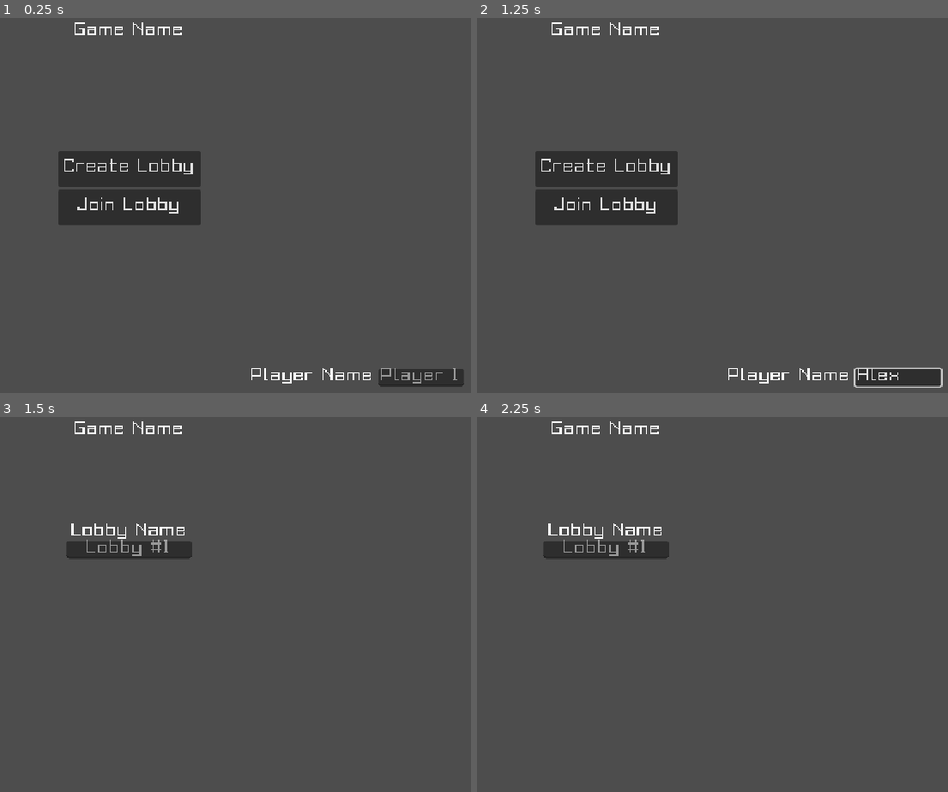
Above: before the commit, frames 1-4 (two rows, left to right).
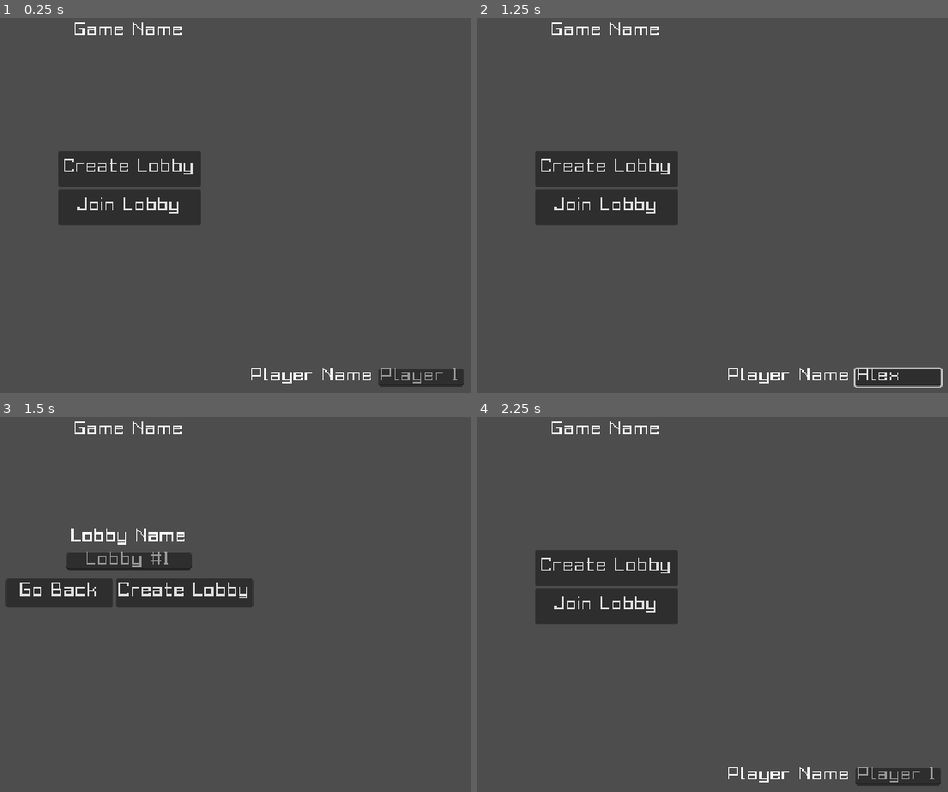
Above: after the commit, the same moments.

Repository: ppaluchowski64/Hackathon-2026
Game: Godot game, scene res://scenes/main_menu.tscn
The game is run twice, just before and just after one commit, with the same random seed, the same clock (stepped at 60 frames per second) and the same inputs. This scene is started directly instead of the project's main scene.
Inputs (mouse positions are in pixels of both pictures, inside the frame that each line leads up to):
- Up to frame 1 (0.25 s): no input
- Up to frame 2 (1.25 s): click (896, 378) at 0.52 s; type "Alex" at 0.6 s
- Up to frame 3 (1.5 s): click "Create Lobby" at 1.25 s
- Up to frame 4 (2.25 s): click (538, 593) at 2 s, where only the run after the commit has a clickable "Go Back"

Frames 1-2 are identical in both runs. In frame 3, 5.9% of the frame differs, in the area x 1-54%, y 28-51%; in frame 4, 7.1%, in the area x 12-99%, y 28-99%.

Commit message:
feat: continue working on the multiplayer

Diff:
--- a/project.godot
+++ b/project.godot
@@ -12,7 +12,7 @@
 
 config/name="Hackathon 2026"
 config/description="This game is made for Hackathon 2026"
-run/main_scene="res://scenes/root/game.tscn"
+run/main_scene="uid://dhg8oenlnrmsd"
 config/features=PackedStringArray("4.7", "Mobile")
 config/icon="res://icon.svg"
 
--- a/scenes/create_lobby.tscn
+++ b/scenes/create_lobby.tscn
@@ -11,6 +11,7 @@
 anchor_bottom = 1.0
 grow_horizontal = 2
 grow_vertical = 2
+theme_override_constants/separation = 12
 
 [node name="Spacer" type="Control" parent="VBoxContainer" unique_id=2058646196]
 custom_minimum_size = Vector2(0, 150)
@@ -29,4 +30,19 @@
 placeholder_text = "Lobby #1"
 alignment = 1
 
+[node name="HBoxContainer" type="HBoxContainer" parent="VBoxContainer" unique_id=50363259]
+layout_mode = 2
+alignment = 1
+
+[node name="BackButton" type="Button" parent="VBoxContainer/HBoxContainer" unique_id=1412182123]
+custom_minimum_size = Vector2(150, 40)
+layout_mode = 2
+text = "Go Back"
+
+[node name="CreateLobbyButton" type="Button" parent="VBoxContainer/HBoxContainer" unique_id=811292746]
+layout_mode = 2
+text = "Create Lobby"
+
 [connection signal="text_submitted" from="VBoxContainer/LobbyNameInput" to="." method="_on_lobby_name_input_text_submitted"]
+[connection signal="pressed" from="VBoxContainer/HBoxContainer/BackButton" to="." method="_on_back_button_pressed"]
+[connection signal="pressed" from="VBoxContainer/HBoxContainer/CreateLobbyButton" to="." method="_on_create_lobby_button_pressed"]
--- a/scenes/lobby.tscn
+++ b/scenes/lobby.tscn
@@ -14,34 +14,45 @@
 theme_override_constants/margin_left = 50
 theme_override_constants/margin_right = 50
 
-[node name="HBoxContainer" type="HBoxContainer" parent="MarginContainer" unique_id=1582967468]
+[node name="VBoxContainer" type="VBoxContainer" parent="MarginContainer" unique_id=330549546]
 layout_mode = 2
+alignment = 1
+
+[node name="Button" type="Button" parent="MarginContainer/VBoxContainer" unique_id=1013463288]
+custom_minimum_size = Vector2(200, 0)
+layout_mode = 2
+size_flags_horizontal = 4
+text = "Start the Game"
+
+[node name="HBoxContainer" type="HBoxContainer" parent="MarginContainer/VBoxContainer" unique_id=1582967468]
+layout_mode = 2
+size_flags_vertical = 3
 theme_override_constants/separation = 225
 
-[node name="Control" type="Control" parent="MarginContainer/HBoxContainer" unique_id=624290978]
+[node name="Control" type="Control" parent="MarginContainer/VBoxContainer/HBoxContainer" unique_id=624290978]
 layout_mode = 2
 size_flags_vertical = 4
 
-[node name="Player1SpawnPoint" type="Marker2D" parent="MarginContainer/HBoxContainer/Control" unique_id=207309250]
+[node name="Player1SpawnPoint" type="Marker2D" parent="MarginContainer/VBoxContainer/HBoxContainer/Control" unique_id=207309250]
 
-[node name="Control2" type="Control" parent="MarginContainer/HBoxContainer" unique_id=2130385498]
+[node name="Control2" type="Control" parent="MarginContainer/VBoxContainer/HBoxContainer" unique_id=2130385498]
 layout_mode = 2
 size_flags_vertical = 4
 
-[node name="Player2SpawnPoint" type="Marker2D" parent="MarginContainer/HBoxContainer/Control2" unique_id=1468353368]
+[node name="Player2SpawnPoint" type="Marker2D" parent="MarginContainer/VBoxContainer/HBoxContainer/Control2" unique_id=1468353368]
 
-[node name="Spacer" type="Control" parent="MarginContainer/HBoxContainer" unique_id=1861814964]
+[node name="Spacer" type="Control" parent="MarginContainer/VBoxContainer/HBoxContainer" unique_id=1861814964]
 layout_mode = 2
 size_flags_horizontal = 3
 
-[node name="Control3" type="Control" parent="MarginContainer/HBoxContainer" unique_id=206284488]
+[node name="Control3" type="Control" parent="MarginContainer/VBoxContainer/HBoxContainer" unique_id=206284488]
 layout_mode = 2
 size_flags_vertical = 4
 
-[node name="Player3SpawnPoint" type="Marker2D" parent="MarginContainer/HBoxContainer/Control3" unique_id=376933471]
+[node name="Player3SpawnPoint" type="Marker2D" parent="MarginContainer/VBoxContainer/HBoxContainer/Control3" unique_id=376933471]
 
-[node name="Control4" type="Control" parent="MarginContainer/HBoxContainer" unique_id=266960715]
+[node name="Control4" type="Control" parent="MarginContainer/VBoxContainer/HBoxContainer" unique_id=266960715]
 layout_mode = 2
 size_flags_vertical = 4
 
-[node name="Player4SpawnPoint" type="Marker2D" parent="MarginContainer/HBoxContainer/Control4" unique_id=854481567]
+[node name="Player4SpawnPoint" type="Marker2D" parent="MarginContainer/VBoxContainer/HBoxContainer/Control4" unique_id=854481567]
--- a/scenes/root/game.tscn
+++ b/scenes/root/game.tscn
@@ -11,6 +11,7 @@
 [ext_resource type="Script" uid="uid://poin0bgm1qle" path="res://scripts/tilemap_draw.gd" id="6_3rh43"]
 [ext_resource type="Script" uid="uid://cnxn11tqbnky" path="res://scripts/stamina_bar.gd" id="6_bq78c"]
 [ext_resource type="Texture2D" uid="uid://qhwekn3uhgyn" path="res://graphics/ground.png" id="9_86ske"]
+[ext_resource type="PackedScene" uid="uid://ce72ern7axing" path="res://scenes/lobby.tscn" id="10_ijxjl"]
 [ext_resource type="Script" uid="uid://c45hcyr5c7uhf" path="res://scripts/collectable_spawner.gd" id="11_l77qo"]
 [ext_resource type="Script" uid="uid://c2jl78hi3yv4r" path="res://scripts/ui.gd" id="13_836xp"]
 [ext_resource type="AudioStream" uid="uid://cis48pf4ooto" path="res://audio/soundtrack/game.wav" id="14_l77qo"]
@@ -43,13 +44,13 @@
 tile_data = PackedInt32Array(0, 65536, 0, 65536, 65536, 0, 393216, 65536, 0, 1, 65536, 0, 65537, 65536, 0, 131073, 6553 …(435 unchanged characters)…
 
 [sub_resource type="TileMapPattern" id="TileMapPattern_o8yes"]
-tile_data = PackedInt32Array(65536, 65536, 0, 589824, 0, 0,  …(326 unchanged characters)… , 0, 65540, 0, 0, 131076, 0, 0, 196612, 0, 0, 262148, 0, 0, 327684, 0, 0, 393220, 0, 0, 458756, …(374 unchanged characters)…
+tile_data = PackedInt32Array(65536, 65536, 0, 589824, 0, 0,  …(326 unchanged characters)… , 0, 65540, 0, 0, 131076, 0, 0, 196612, 65536, 0, 262148, 65536, 0, 327684, 0, 0, 393220, 0, 0, 458756, …(374 unchanged characters)…
 
 [sub_resource type="TileMapPattern" id="TileMapPattern_bq78c"]
-tile_data = PackedInt32Array(196608, 65536, 0, 262144, 65536 …(389 unchanged characters)… 12, 65536, 0, 262148, 65536, 0, 327684, 65536, 0, 393220, 65536, 0, 458756, 0, 0, 524292, 0, 0, 589828, 0, 0, 5, 0, 0, 65541, 0, 0, 131077, 0, 0, 196613, 65536, 0, 262149, 65536, 0, 327685, 65536, 0, 393221, 65536, 0, 458757, 0, 0, 524293, 0, 0, 589829, …(152 unchanged characters)…
+tile_data = PackedInt32Array(196608, 65536, 0, 262144, 65536 …(389 unchanged characters)… 12, 65536, 0, 262148, 65536, 0, 327684, 0, 0, 393220, 0, 0, 458756, 0, 0, 524292, 0, 0, 589828, 0, 0, 5, 0, 0, 65541, 0, 0, 131077, 0, 0, 196613, 65536, 0, 262149, 65536, 0, 327685, 0, 0, 393221, 0, 0, 458757, 0, 0, 524293, 0, 0, 589829, …(152 unchanged characters)…
 
 [sub_resource type="TileMapPattern" id="TileMapPattern_1qygq"]
-tile_data = PackedInt32Array(327680, 65536, 0, 393216, 65536 …(290 unchanged characters)…  0, 327684, 0, 0, 393220, 0, 0, 458756, 65536, 0, 524292, 0, 0, 589828, 0, 0, 5, 0, 0, 65541, 0, 0, 131077, 0, 0, 196613, 65536, 0, 262149, 65536, 0, 327685, 0, 0, 393221, 0, 0, 458757, 65536, 0, 524293, 0, 0, 589829, 0, 0, 6, 0, 0, 65542, 65536, 0, 327686, 65536, 0, 393222, 0, 0, 458758, 65536, 0, 7, 65536, 0, 65543, 65536, 0, 13107 …(97 unchanged characters)…
+tile_data = PackedInt32Array(327680, 65536, 0, 393216, 65536 …(290 unchanged characters)…  0, 327684, 0, 0, 393220, 0, 0, 458756, 0, 0, 524292, 0, 0, 589828, 0, 0, 5, 0, 0, 65541, 0, 0, 131077, 0, 0, 196613, 65536, 0, 262149, 65536, 0, 327685, 0, 0, 393221, 0, 0, 458757, 0, 0, 524293, 0, 0, 589829, 0, 0, 6, 0, 0, 65542, 65536, 0, 327686, 65536, 0, 393222, 0, 0, 458758, 0, 0, 7, 65536, 0, 65543, 65536, 0, 13107 …(97 unchanged characters)…
 
 [sub_resource type="TileSetAtlasSource" id="TileSetAtlasSource_ncd4d"]
 texture = ExtResource("1_7dpn4")
@@ -150,7 +151,7 @@
 texture = ExtResource("9_86ske")
 
 [node name="TileMapLayer" type="TileMapLayer" parent="." unique_id=332159170 node_paths=PackedStringArray("tilemap_draw", "foreground_draw")]
-tile_map_data = PackedByteArray("AAD/////AAAAAAAAAAD///7/AAA …(3544 unchanged characters)… 9/9f/AAABAAAAAAD+/9f/AAABAAAAAAD+/9b/AAABAAAAAAD+/9X/AAABAAAAAAD8/9f/AAABAAAAAAD8 …(322 unchanged characters)…
+tile_map_data = PackedByteArray("AAD/////AAAAAAAAAAD///7/AAA …(3544 unchanged characters)… 9/9f/AAABAAAAAAD+/9f/AAABAAAAAAD+/9b/AAAAAAAAAAD+/9X/AAABAAAAAAD8/9f/AAABAAAAAAD8 …(322 unchanged characters)…
 tile_set = SubResource("TileSet_g4v7s")
 script = ExtResource("5_1qygq")
 tilemap_draw = NodePath("../TileMapDraw")
@@ -162,9 +163,6 @@
 [node name="Collectables" type="Node2D" parent="." unique_id=1243219941]
 script = ExtResource("11_l77qo")
 
-[node name="Player" parent="." unique_id=515138175 instance=ExtResource("1_rf1xt")]
-position = Vector2(-120, 0)
-
 [node name="Camera2D" type="Camera2D" parent="." unique_id=906975302 groups=["camera"]]
 zoom = Vector2(1.75, 1.75)
 process_callback = 0
@@ -178,11 +176,11 @@
 
 [node name="UI" type="CanvasLayer" parent="." unique_id=928463574 node_paths=PackedStringArray("player")]
 script = ExtResource("13_836xp")
-player = NodePath("../Player")
+player = NodePath("")
 
 [node name="StaminaBar" type="Node2D" parent="UI" unique_id=529904689 node_paths=PackedStringArray("player")]
 script = ExtResource("6_bq78c")
-player = NodePath("../../Player")
+player = NodePath("")
 
 [node name="ReachLabel" type="Label" parent="UI" unique_id=1593284010]
 offset_left = 190.0
@@ -226,3 +224,5 @@
 [node name="AudioStreamPlayer" type="AudioStreamPlayer" parent="." unique_id=248460320]
 stream = ExtResource("14_l77qo")
 autoplay = true
+
+[node name="Lobby" parent="." unique_id=2054422290 instance=ExtResource("10_ijxjl")]
--- a/scripts/create_lobby.gd
+++ b/scripts/create_lobby.gd
@@ -1,4 +1,6 @@
 extends CanvasLayer
+
+@onready var lobby_name_input = $VBoxContainer/LobbyNameInput
 
 func _ready() -> void:
 	NetworkHandler.join_lobby_result.connect(_on_join_lobby_result)
@@ -11,7 +13,15 @@
 	NetworkHandler.create_lobby(new_lobby_name)
 
 func _on_join_lobby_result(success: bool, message: String) -> void:
+	print("result:", success)
 	if success and is_inside_tree():
 		get_tree().change_scene_to_file("res://scenes/root/game.tscn")
 	else:
 		push_warning(message)
+
+
+func _on_back_button_pressed() -> void:
+	get_tree().change_scene_to_file("res://scenes/main_menu.tscn")
+
+func _on_create_lobby_button_pressed() -> void:
+	NetworkHandler.create_lobby(lobby_name_input.text)
--- a/scripts/game.gd
+++ b/scripts/game.gd
@@ -5,17 +5,17 @@
 @onready var camera: Camera2D = $Camera2D
 @onready var tilemap: TileMapLayer = $TileMapLayer
 @onready var lobby: CanvasLayer = $Lobby
-@onready var start_button: Button = Button.new()
 
 @export var collectables: CollectableSpawner
 
 @onready var spawn_points: Array[Marker2D] = [
-	$MarginContainer/HBoxContainer/Control/Player1SpawnPoint,
-	$MarginContainer/HBoxContainer/Control2/Player2SpawnPoint,
-	$MarginContainer/HBoxContainer/Control3/Player3SpawnPoint,
-	$MarginContainer/HBoxContainer/Control4/Player4SpawnPoint
+	$Lobby/MarginContainer/HBoxContainer/Control/Player1SpawnPoint,
+	$Lobby/MarginContainer/HBoxContainer/Control2/Player2SpawnPoint,
+	$Lobby/MarginContainer/HBoxContainer/Control3/Player3SpawnPoint,
+	$Lobby/MarginContainer/HBoxContainer/Control4/Player4SpawnPoint
 ]
 
+var start_button: Button = null
 var game_started: bool = false
 var spawned_players: Dictionary = {}
 
@@ -33,7 +33,6 @@
 
 	NetworkHandler.lobby_updated.connect(_on_lobby_updated)
 	NetworkHandler.game_started.connect(_on_game_started)
-	start_button.pressed.connect(_on_start_button_pressed)
 
 	_on_lobby_updated(NetworkHandler.peer_ids, NetworkHandler.player_names)
 
@@ -48,7 +47,25 @@
 		return
 	camera.offset.y -= 30 * delta
 
-func _on_lobby_updated(peer_ids: Array, player_names: ) -> void:
+func _sync_host_start_button() -> void:
+	var should_have_button := NetworkHandler.is_lobby_host() and not game_started
+
+	if should_have_button:
+		if start_button == null or not is_instance_valid(start_button):
+			start_button = Button.new()
+			start_button.name = "StartButton"
+			start_button.text = "Start Game"
+			start_button.position = Vector2(20, 20)
+			start_button.pressed.connect(_on_start_button_pressed)
+			lobby.add_child(start_button)
+		start_button.visible = true
+	elif start_button != null and is_instance_valid(start_button):
+		start_button.queue_free()
+		start_button = null
+
+func _on_lobby_updated(peer_ids: Array, player_names: Dictionary) -> void:
+	_sync_host_start_button()
+
 	for existing_id in spawned_players.keys():
 		if existing_id not in peer_ids:
 			if is_instance_valid(spawned_players[existing_id]):
@@ -67,7 +84,7 @@
 			player_instance = player_scene.instantiate()
 			player_instance.name = str(peer_id)
 			if player_instance is RigidBody2D:
-				player_instance.freeze()
+				player_instance.freeze = true
 
 			var sync := player_instance.get_node_or_null("MultiplayerSynchronizer") as MultiplayerSynchronizer
 			if sync:
@@ -92,5 +109,6 @@
 		if is_instance_valid(player_instance) and player_instance is RigidBody2D:
 			player_instance.freeze = false
 
+
 func _on_game_started() -> void:
 	game_started = true
--- a/scripts/lobby_list.gd
+++ b/scripts/lobby_list.gd
@@ -7,7 +7,7 @@
 	NetworkHandler.join_lobby_result.connect(_on_join_lobby_result)
 	visibility_changed.connect(_on_visibility_changed)
 
-	_load_preview_lobbies() # test of lobby list
+	# _load_preview_lobbies() # test of lobby list
 
 func _exit_tree() -> void:
 	if NetworkHandler.lobby_list_received.is_connected(_on_lobby_list_received):
--- a/scripts/network_handler.gd
+++ b/scripts/network_handler.gd
@@ -53,7 +53,7 @@
 	)
 
 @rpc("any_peer", "reliable")
-func request_create_lobby(lobby_name: String) -> void:
+func request_create_lobby(lobby_name: String, nickname: String) -> void:
 	if not multiplayer.is_server():
 		return
 
@@ -64,6 +64,10 @@
 	var clean_name = lobby_name.strip_edges()
 	if clean_name.is_empty():
 		clean_name = "Lobby #" + str(rooms.size() + 1)
+
+	var clean_nick := nickname.strip_edges().left(20)
+	if clean_nick.is_empty():
+		clean_nick = "Player_%d" % sender_id
 
 	var room_id: String = "room_" + str(Time.get_ticks_usec())
 
@@ -77,16 +81,14 @@
 
 	var room = rooms[room_id]
 
-	add_peer_to_room(sender_id, room_id)
+	add_peer_to_room(sender_id, room_id, clean_nick)
+	print("join lobby response")
+
 	rpc_id(sender_id, "join_lobby_response", true, "Lobby created!", room_id, room["peers"], room["names"])
-
-@rpc("any_peer", "reliable")
-func request_lobby_list() -> void:
-	if not multiplayer.is_server():
-		return
-
-	var sender_id = multiplayer.get_remote_sender_id()
-	var lobby_list: Array = []
+	broadcast_lobby_list()
+
+func build_lobby_list() -> Array[Dictionary]:
+	var lobby_list: Array[Dictionary] = []
 
 	for room_id in rooms.keys():
 		var room = rooms[room_id]
@@ -98,14 +100,31 @@
 			"in_game": room["in_game"]
 		})
 
-	rpc_id(sender_id, "receive_lobby_list", lobby_list)
+	return lobby_list
+
+func broadcast_lobby_list() -> void:
+	if not multiplayer.is_server():
+		return
+
+	var lobby_list = build_lobby_list()
+	for peer_id in multiplayer.get_peers():
+		rpc_id(peer_id, "receive_lobby_list", lobby_list)
+
+@rpc("any_peer", "reliable")
+func request_lobby_list() -> void:
+	if not multiplayer.is_server():
+		return
+
+	var sender_id = multiplayer.get_remote_sender_id()
+
+	rpc_id(sender_id, "receive_lobby_list", build_lobby_list())
 
 @rpc("authority", "reliable")
 func receive_lobby_list(lobby_list: Array) -> void:
 	lobby_list_received.emit(lobby_list)
 
 @rpc("any_peer", "reliable")
-func request_join_lobby(room_id: String) -> void:
+func request_join_lobby(room_id: String, nickname: String) -> void:
 	if not multiplayer.is_server():
 		return
 
@@ -125,14 +144,20 @@
 		rpc_id(sender_id, "join_lobby_response", false, "lobby is full.", "", [], {})
 		return
 
-	add_peer_to_room(sender_id, room_id)
+	var clean_nick := nickname.strip_edges().left(20)
+	if clean_nick.is_empty():
+		clean_nick = "Player_%d" % sender_id
+
+	add_peer_to_room(sender_id, room_id, clean_nick)
 	rpc_id(sender_id, "join_lobby_response", true, "joined!", room_id, room["peers"], room["names"])
 
 	for existing_peer in room["peers"]:
 		if existing_peer != sender_id:
 			rpc_id(existing_peer, "receive_lobby_update", room["peers"], room["names"])
 
-@rpc("any_peer", "reliable")
+	broadcast_lobby_list()
+
+@rpc("authority", "reliable")
 func receive_lobby_update(peers: Array, names: Dictionary) -> void:
 	peer_ids.assign(peers)
 	player_names = names
@@ -147,10 +172,12 @@
 
 	join_lobby_result.emit(success, msg)
 
-func add_peer_to_room(sender_id: int, room_id: String) -> void:
+func add_peer_to_room(peer_id: int, room_id: String, nickname: String) -> void:
 	var room = rooms[room_id]
-	room["peers"].append(sender_id)
-	peer_to_room[sender_id] = room_id
+	room["peers"].append(peer_id)
+	room["names"][peer_id] = nickname
+	peer_to_room[peer_id] = room_id
+
 
 func can_send_to_server() -> bool:
 	if not multiplayer.has_multiplayer_peer() or multiplayer.is_server():
@@ -168,12 +195,14 @@
 	return false
 
 func create_lobby(lobby_name: String) -> void:
-	if await wait_until_connected():
-		rpc_id(1, "request_create_lobby", lobby_name.strip_edges())
+	print("create lobby request")
+	if await wait_until_connected():
+		rpc_id(1, "request_create_lobby", lobby_name.strip_edges(), local_nickname)
+		print("can send to server")
 
 func join_lobby(room_id: String) -> void:
 	if await wait_until_connected():
-		rpc_id(1, "request_join_lobby", room_id)
+		rpc_id(1, "request_join_lobby", room_id, local_nickname)
 
 func fetch_lobby_list() -> void:
 	if await wait_until_connected():
@@ -183,7 +212,7 @@
 	return not peer_ids.is_empty() and peer_ids[0] == multiplayer.get_unique_id()
 
 func start_game() -> void:
-	if await  wait_until_connected():
+	if await wait_until_connected():
 		rpc_id(1, "request_start_game")
 
 @rpc("any_peer", "reliable")
@@ -210,5 +239,8 @@
 	for peer_id in room["peers"]:
 		rpc_id(peer_id, "receive_game_started")
 
+	broadcast_lobby_list()
+
+@rpc("authority", "reliable")
 func receive_game_started() -> void:
 	game_started.emit()
Not shown, changed: fonts/grixelacme9regularxtnd_8.png.import
